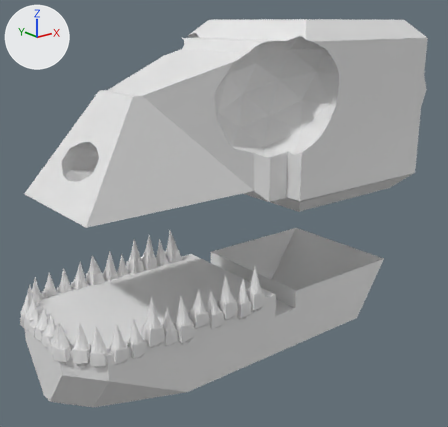
What one commit did to the Blender file CatDeity.blend.
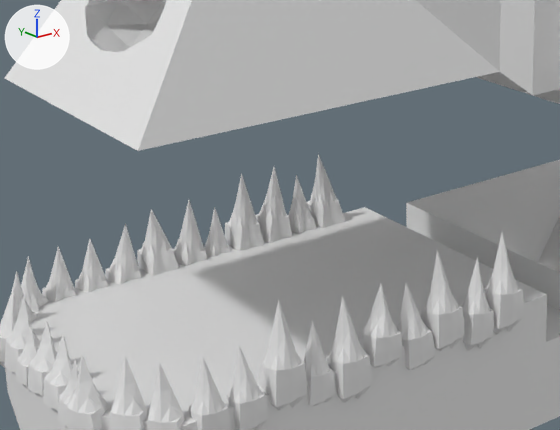
There are two pictures of each version: one whole from a 50 mm lens placed at (-15.23, -19.48, 11.3), pointed at (-3.38, -4.66, 5.37), one close up on the part from 5% to 63% of the width and 37% to 84% of the height. Lighting does not change. The marker at upper left points along +X, +Y and +Z. The first two pictures are the older version.

In view in the first close-up: 'Lower Skull', 'Upper Skull'.
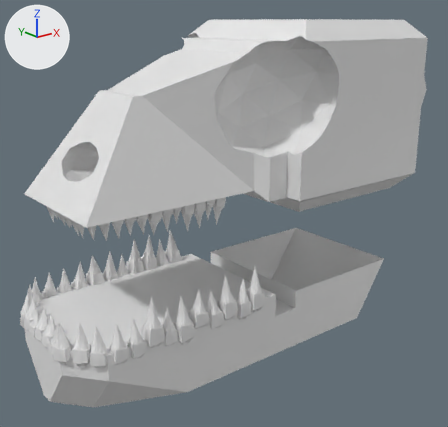
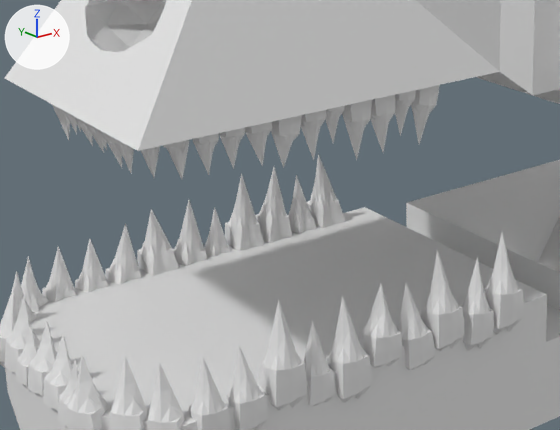
Where the newer file only moved an object's origin or applied its transform, the numbers keep the older frame.

What changed in the scene script:
```text
Add ob_cube_061:
    ob_cube_061 = bpy.data.objects.new('Cube.061', me_cube_064)  # 66 vertices, 64 faces; spans x -1.0..1.0, y -1.0..1.0, z -1.93..4.57
    ob_cube_061.location = (-4.81, -6.18, 6.44)
    ob_cube_061.rotation_euler = (0.0, -3.218, -3.171)  # degrees (0, -184, -182)
    ob_cube_061.scale = (0.167, 0.167, 0.167)
Add ob_cube_060:
    ob_cube_060 = bpy.data.objects.new('Cube.060', me_cube_064.copy())
    ob_cube_060.location = (-5.14, -6.17, 6.54)
    ob_cube_060.rotation_euler = (0.0, -3.18, -3.171)  # degrees (0, -182, -182)
    ob_cube_060.scale = (0.149, 0.149, 0.149)
Add ob_cube_059:
    ob_cube_059 = bpy.data.objects.new('Cube.059', me_cube_064.copy())
    ob_cube_059.location = (-5.51, -6.16, 6.43)
    ob_cube_059.rotation_euler = (0.0, -3.062, -3.171)  # degrees (0, -175, -182)
    ob_cube_059.scale = (0.167, 0.167, 0.165)
Add ob_cube_055:
    ob_cube_055 = bpy.data.objects.new('Cube.055', me_cube_064.copy())
    ob_cube_055.location = (-5.87, -6.15, 6.42)
    ob_cube_055.rotation_euler = (0.0, -3.117, -3.171)  # degrees (0, -179, -182)
    ob_cube_055.scale = (0.167, 0.167, 0.165)
Add ob_cube_054:
    ob_cube_054 = bpy.data.objects.new('Cube.054', me_cube_064.copy())
    ob_cube_054.location = (-6.22, -6.14, 6.58)
    ob_cube_054.rotation_euler = (0.0, -3.117, -3.171)  # degrees (0, -179, -182)
    ob_cube_054.scale = (0.137, 0.137, 0.135)
Add ob_cube_053:
    ob_cube_053 = bpy.data.objects.new('Cube.053', me_cube_064.copy())
    ob_cube_053.location = (-6.55, -6.13, 6.55)
    ob_cube_053.rotation_euler = (0.0, -3.077, -3.171)  # degrees (0, -176, -182)
    ob_cube_053.scale = (0.167, 0.167, 0.165)
Add ob_cube_052:
    ob_cube_052 = bpy.data.objects.new('Cube.052', me_cube_064.copy())
    ob_cube_052.location = (-6.91, -6.12, 6.4)
    ob_cube_052.rotation_euler = (0.0, -3.181, -3.171)  # degrees (0, -182, -182)
    ob_cube_052.scale = (0.167, 0.167, 0.132)
Add ob_cube_051:
    ob_cube_051 = bpy.data.objects.new('Cube.051', me_cube_064.copy())
    ob_cube_051.location = (-7.31, -6.11, 6.53)
    ob_cube_051.rotation_euler = (0.0, -3.023, -3.171)  # degrees (0, -173, -182)
    ob_cube_051.scale = (0.16, 0.161, 0.144)
Add ob_cube_045:
    ob_cube_045 = bpy.data.objects.new('Cube.045', me_cube_064.copy())
    ob_cube_045.location = (-7.65, -6.1, 6.53)
    ob_cube_045.rotation_euler = (0.0, -3.098, -3.171)  # degrees (0, -178, -182)
    ob_cube_045.scale = (0.145, 0.146, 0.131)
Add ob_cube_044:
    ob_cube_044 = bpy.data.objects.new('Cube.044', me_cube_064.copy())
    ob_cube_044.location = (-8.0, -6.09, 6.52)
    ob_cube_044.rotation_euler = (0.0, -3.069, -3.171)  # degrees (0, -176, -182)
    ob_cube_044.scale = (0.145, 0.146, 0.131)
Add ob_cube_043:
    ob_cube_043 = bpy.data.objects.new('Cube.043', me_cube_064.copy())
    ob_cube_043.location = (-8.32, -6.01, 6.51)
    ob_cube_043.rotation_euler = (-3.128, -0.0678, -0.715)  # degrees (-179, -3.9, -41)
    ob_cube_043.scale = (0.145, 0.146, 0.131)
Add ob_cube_039:
    ob_cube_039 = bpy.data.objects.new('Cube.039', me_cube_064.copy())
    ob_cube_039.location = (-8.54, -5.73, 6.51)
    ob_cube_039.rotation_euler = (-3.128, -0.0678, -0.715)  # degrees (-179, -3.9, -41)
    ob_cube_039.scale = (0.145, 0.146, 0.131)
Add ob_cube_038:
    ob_cube_038 = bpy.data.objects.new('Cube.038', me_cube_064.copy())
    ob_cube_038.location = (-8.71, -5.44, 6.5)
    ob_cube_038.rotation_euler = (-3.036, -0.0475, -1.049)  # degrees (-174, -2.7, -60)
    ob_cube_038.scale = (0.145, 0.146, 0.131)
Add ob_cube_036:
    ob_cube_036 = bpy.data.objects.new('Cube.036', me_cube_064.copy())
    ob_cube_036.location = (-8.69, -3.74, 6.5)
    ob_cube_036.rotation_euler = (-3.122, -0.0417, -8.341)  # degrees (-179, -2.4, 242)
    ob_cube_036.scale = (0.145, 0.146, 0.131)
Add ob_cube_035:
    ob_cube_035 = bpy.data.objects.new('Cube.035', me_cube_064.copy())
    ob_cube_035.location = (-8.7, -5.17, 6.5)
    ob_cube_035.rotation_euler = (-3.033, -0.0348, -1.667)  # degrees (-174, -2, -96)
    ob_cube_035.scale = (0.145, 0.146, 0.131)
Add ob_cube_034:
    ob_cube_034 = bpy.data.objects.new('Cube.034', me_cube_064.copy())
    ob_cube_034.location = (-8.75, -4.91, 6.53)
    ob_cube_034.rotation_euler = (-3.033, -0.0348, -1.667)  # degrees (-174, -2, -96)
    ob_cube_034.scale = (0.11, 0.11, 0.0989)
Add ob_cube_033:
    ob_cube_033 = bpy.data.objects.new('Cube.033', me_cube_064.copy())
    ob_cube_033.location = (-8.72, -4.0, 6.53)
    ob_cube_033.rotation_euler = (-3.037, 0.0169, -1.666)  # degrees (-174, 1, -95)
    ob_cube_033.scale = (0.11, 0.11, 0.109)
Add ob_cube_032:
    ob_cube_032 = bpy.data.objects.new('Cube.032', me_cube_064.copy())
    ob_cube_032.location = (-8.69, -4.64, 6.5)
    ob_cube_032.rotation_euler = (-3.03, -0.0864, -1.669)  # degrees (-174, -5, -96)
    ob_cube_032.scale = (0.145, 0.145, 0.117)
Add ob_cube_031:
    ob_cube_031 = bpy.data.objects.new('Cube.031', me_cube_064.copy())
    ob_cube_031.location = (-8.68, -4.3, 6.5)
    ob_cube_031.rotation_euler = (-3.03, -0.0864, -1.669)  # degrees (-174, -5, -96)
    ob_cube_031.scale = (0.145, 0.145, 0.117)
```

What differs and where, as boxes (x1, y1, x2, y2) in the close-ups (560 x 430 px):
'Cube.055', added
    after: (342, 100, 372, 160)
'Cube.052', added
    after: (271, 115, 302, 168)
'Cube.061', added
    after: (411, 85, 440, 144)
'Cube.059', added
    after: (371, 95, 395, 152)
'Cube.053', added
    after: (301, 110, 326, 160)
'Cube.051', added
    after: (245, 122, 272, 167)
'Cube.044', added
    after: (193, 133, 219, 175)
'Cube.045', added
    after: (219, 128, 245, 169)
'Cube.060', added
    after: (395, 90, 416, 136)
'Cube.043', added
    after: (163, 140, 189, 179)
'Cube.054', added
    after: (325, 106, 345, 143)
'Cube.038', added
    after: (107, 134, 134, 173)
'Cube.039', added
    after: (141, 146, 160, 177)
'Cube.036', added (mostly hidden)
    after: (53, 105, 70, 140)
'Cube.035', added (mostly hidden)
    after: (101, 131, 122, 168)
'Cube.031', added (mostly hidden)
    after: (72, 115, 93, 146)
'Cube.032', added (mostly hidden)
    after: (83, 121, 104, 153)
'Cube.033', added (mostly hidden)
    after: (64, 111, 77, 134)
'Cube.034', added (mostly hidden)
    after: (94, 127, 107, 150)
'Cube.011', unchanged, uncovered by the edit
    after: (258, 299, 307, 410)
'Cube.013', unchanged, uncovered by the edit
    after: (326, 295, 372, 403)
'Cube.005', unchanged, uncovered by the edit
    after: (420, 250, 464, 351)
'Cube.003', unchanged, uncovered by the edit
    after: (483, 232, 524, 335)
